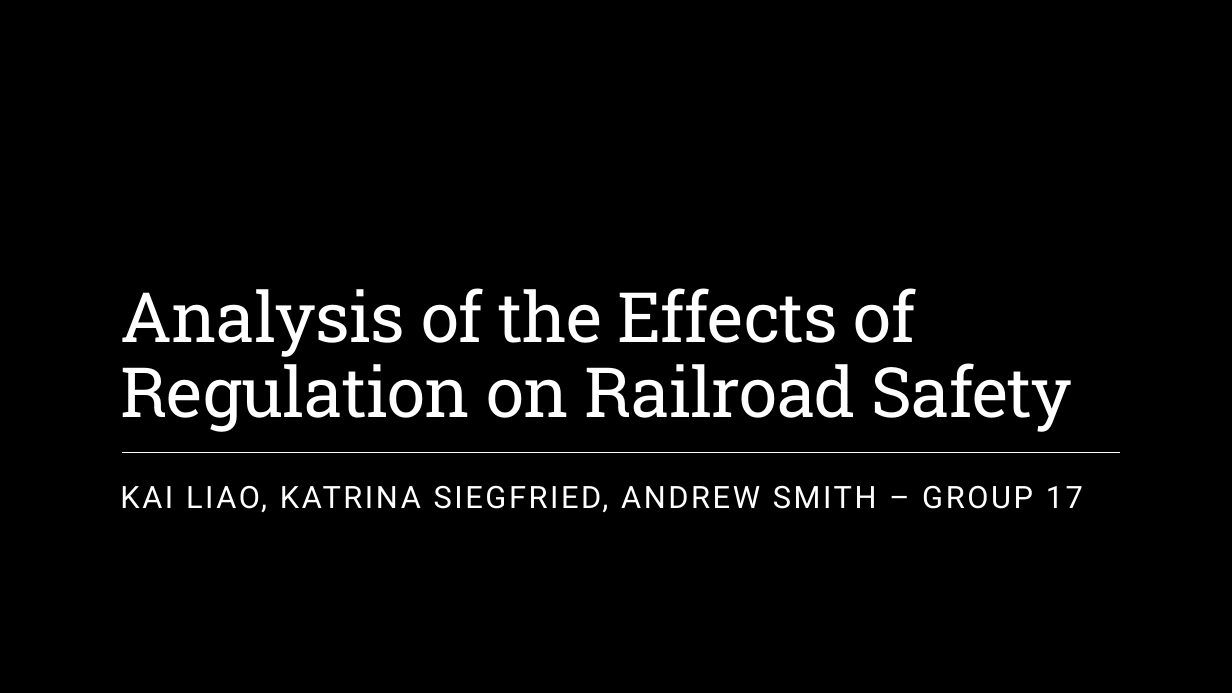
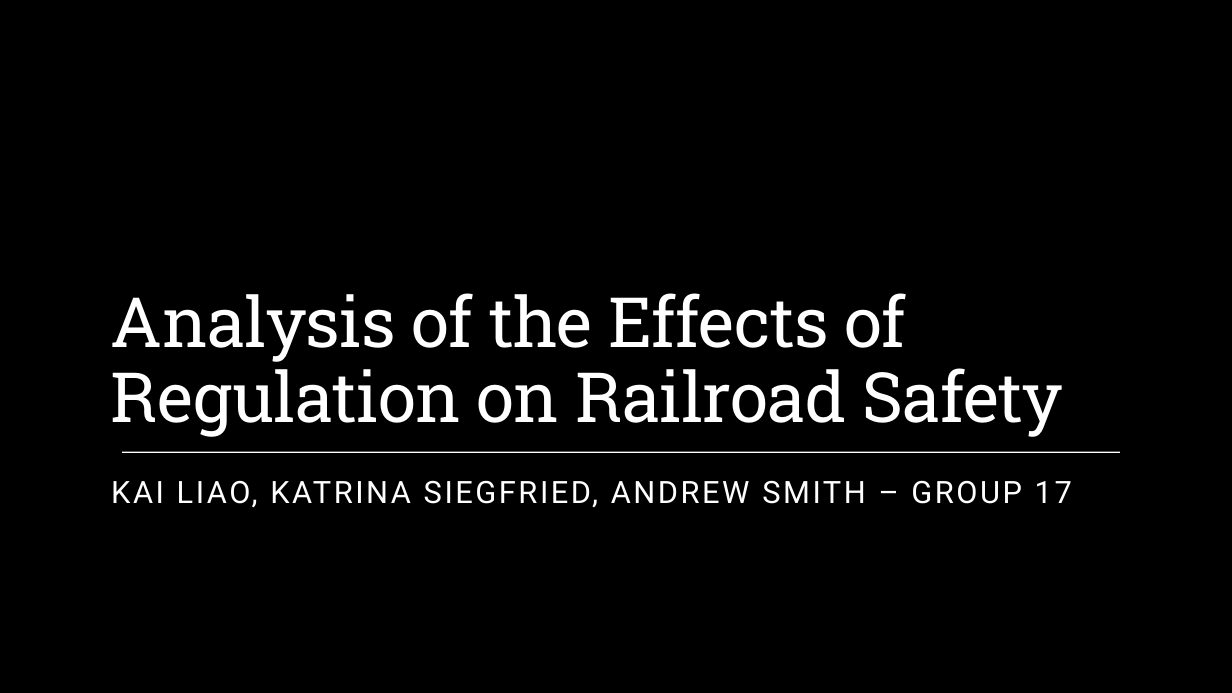
Before and after one commit to siegfrkn/csci5502-datamining-summer2022-group17, a slide deck: slide 1 of Group 17 - Part 1 Presentation - CSCI 5502.pptx. Drawn at 1232x693 pixels with LibreOffice and Linux fonts; fonts in the diff are those of the drawing; background and template pictures are left out; a plain dark background stands for a picture behind light text. Boxes give left, top, right and bottom in pixels: in the first picture for what was removed or moved away, otherwise in the second. Text is boxed around its words. In the diff, an @@ line names an element or a change of style, - is before the commit and + after.

```diff
--- a/Group 17 - Part 1 Presentation - CSCI 5502.pptx
+++ b/Group 17 - Part 1 Presentation - CSCI 5502.pptx
@@ title "Analysis of the Effects of ...": place and size @@
-title "Analysis of the Effects of ..." at [120,288,1072,432]
+title "Analysis of the Effects of ..." at [111,293,1062,437]
@@ rectangle removed at [0,223,1232,543] @@
@@ subtitle "KAI LIAO, KATRINA SIEGFRIED, ANDREW ...": place and size @@
-subtitle "KAI LIAO, KATRINA SIEGFRIED, ANDREW ..." at [120,485,1083,512]
+subtitle "KAI LIAO, KATRINA SIEGFRIED, ANDREW ..." at [111,480,1072,508]
```
Also in this commit, not shown: 7 other slides changed, 1 slide added, 1 slide removed.
